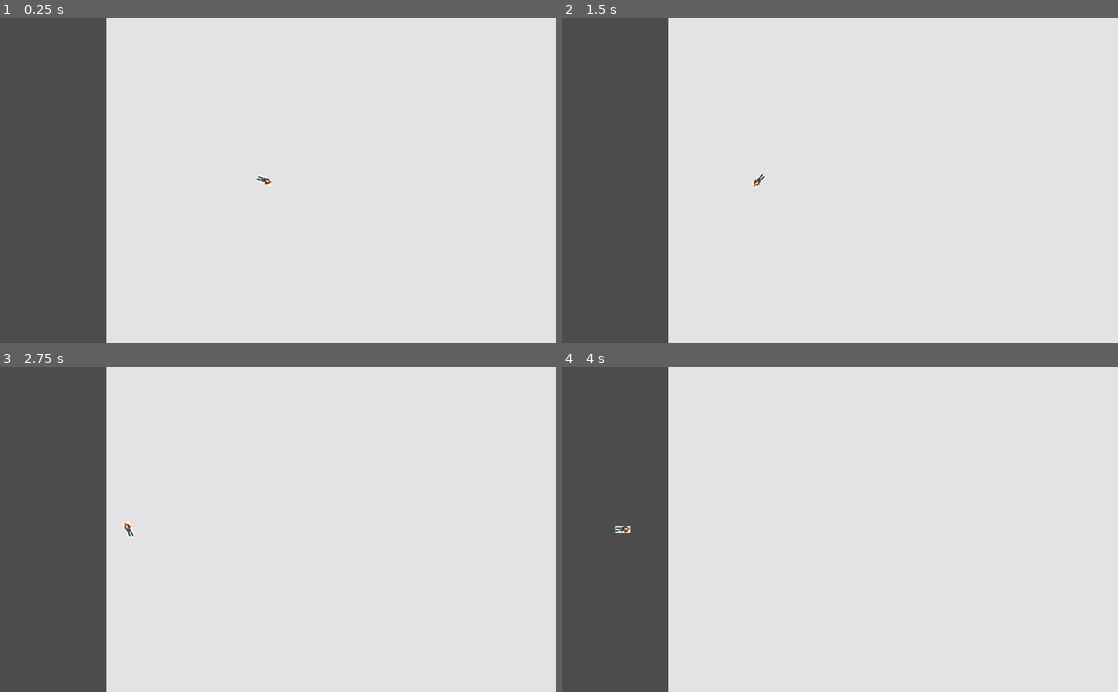
Above: before the commit, frames 1-4 (two rows, left to right).
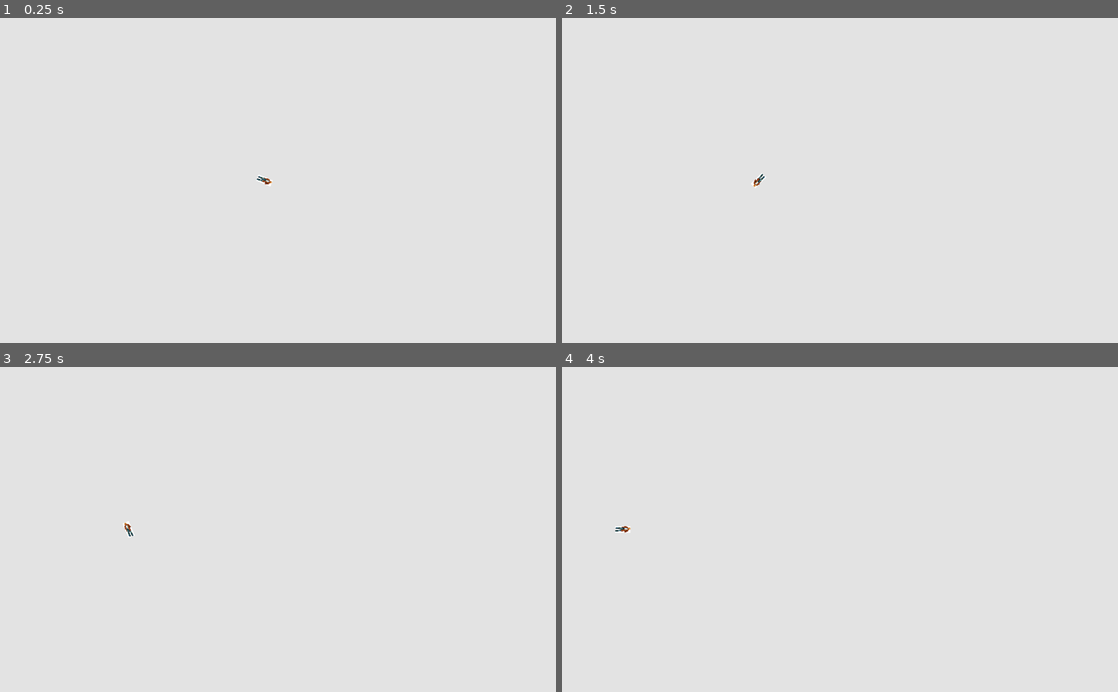
Above: after the commit, the same moments.

Repository: uniquenamesarehard/Codeday2019
Game: Godot game, scene res://Codeday.tscn
The game is run twice, just before and just after one commit, with the same random seed, the same clock (stepped at 60 frames per second) and the same inputs.
Inputs:
- Up to frame 1 (0.25 s): no input
- Up to frame 2 (1.5 s): no input
- Up to frame 3 (2.75 s): no input
- Up to frame 4 (4 s): no input

The runs differ from the first frame. In frame 1, 19% of the frame differs, in the area x 0-20%, y 0-100%; in frame 2, 19%; in frame 3, 19%; in frame 4, 19%.

Commit message:
Update Codeday.tscn

Diff:
--- a/Codeday.tscn
+++ b/Codeday.tscn
@@ -12,7 +12,7 @@
 
 [node name="white" type="Sprite" parent="." index="0"]
 
-position = Vector2( 1246.29, 430.209 )
+position = Vector2( 654.52, 417.932 )
 texture = ExtResource( 1 )
 
 [node name="CoolGuy" type="Sprite" parent="." index="1"]
